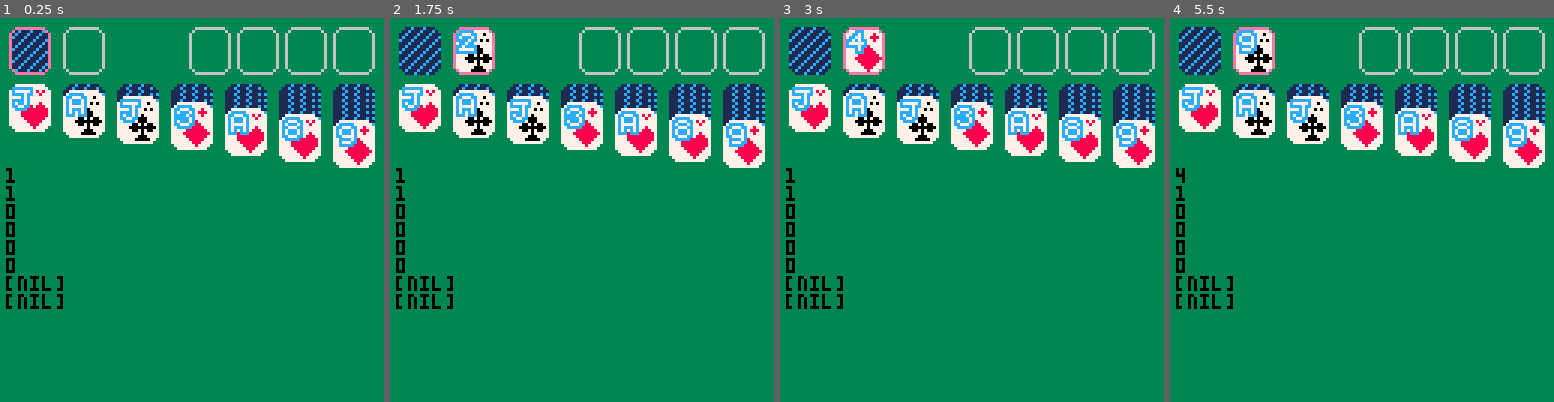
Above: before the commit, frames 1-4 (left to right).
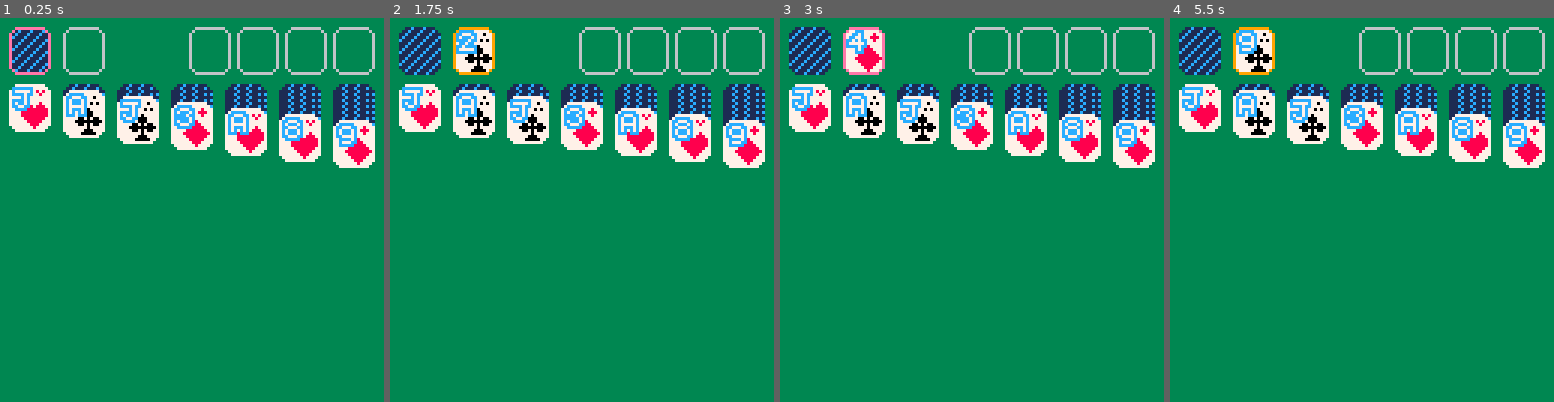
Above: after the commit, the same moments.

Repository: ReidLarson/Klondike
Game: PICO-8 cartridge klondike.p8
The game is run twice, just before and just after one commit, with the same random seed, the same clock (stepped at 60 frames per second) and the same inputs.
Inputs:
- Up to frame 1 (0.25 s): no input
- Up to frame 2 (1.75 s): tap X (X key) at 0.33, 1.07 s; tap O (Z key) at 0.7, 1.7 s; hold Right from 1.6 s (still down)
- Up to frame 3 (3 s): tap X (X key) at 1.85, 2.97 s; release Right at 2.1 s; tap O (Z key) at 2.1, 2.5, 2.9 s; hold Up 2.15-2.42 s; hold Right from 2.47 s (still down)
- Up to frame 4 (5.5 s): release Right at 3.03 s; hold Left 3.08-3.58 s; tap O (Z key) every 0.4 s from 3.3 to 5.3 s; hold Down 3.63-3.97 s; hold Right 4.02-4.68 s; tap X (X key) at 4.08, 5.2 s; hold Up 4.73-5.03 s; hold Left from 5.08 s (still down)

The runs differ from the first frame. In frame 1, 0.9% of the frame differs, in the area x 1-17%, y 39-76%; in frame 2, 1.2%; in frame 3, 0.9%; in frame 4, 1.2%, in the area x 1-28%, y 2-76%.

Commit message:
Game playable to completion

Diff:
--- a/klondike.p8
+++ b/klondike.p8
@@ -8,6 +8,7 @@
 	tick=0
 	hoverc=9
 	selectc=14
+	selectedarea=nil
 	ticklimit=8
 	hoveredarea="stock"
 	hoveredxindex=1
@@ -19,6 +20,7 @@
 end
 
 function _update()
+ --todo states for main menu, gameplay, game win
 	changearea()
  cardsupdate()
  selectedtick()
@@ -37,14 +39,7 @@
  drawfoundations()
 
  --debug
- print(hoveredxindex,2,50,0)
- print(hoveredyindex,2,56,0)
- print(#foundations[1].cards,2,62,0)
- print(#foundations[2].cards,2,68,0)
- print(#foundations[3].cards,2,74,0)
- print(#foundations[4].cards,2,80,0)
- print(reserverank,2,86,0)
- print(reservecount,2,92,0)
+
 end
 
 function newgame()
@@ -147,7 +142,7 @@
 end
 
 function cardsupdate()
- if hoveredarea~="reserves" then
+ if hoveredarea~="reserves" and hoveredarea~="waste" then
   deselectcards()
  end
 
@@ -184,8 +179,6 @@
  for i=1,#reserves do
   for j=1,#reserves[i].cards do
    reserves[i].cards[j].isfaceup=false
-
-   --todo make this work
    reserves[i].cards[j].ishovered=i==hoveredxindex and #tableaus[i].cards==0 and j==#reserves[i].cards
   end
  end
@@ -200,22 +193,35 @@
 end
 
 function selectcards()
- if hoveredarea=="reserves" then
-  selectedxindex=hoveredxindex
-  selectedyindex=hoveredyindex
-  for i=selectedyindex,#tableaus[selectedxindex].cards do
-   tableaus[selectedxindex].cards[i].isselected=true
-  end
+ if selectedarea==nil then
+	 if hoveredarea=="reserves" then
+	  selectedxindex=hoveredxindex
+	  selectedyindex=hoveredyindex
+	  selectedarea=hoveredarea
+	  for i=selectedyindex,#tableaus[selectedxindex].cards do
+	   tableaus[selectedxindex].cards[i].isselected=true
+	  end
+	 elseif hoveredarea=="waste" then
+	  wastecount=#waste.cards
+	  if wastecount>0 then
+		  waste.cards[wastecount].isselected=true
+		  selectedarea=hoveredarea
+	  end
+	 end
  end
 end
 
 function deselectcards()
  selectedxindex=nil
  selectedyindex=nil
+ selectedarea=nil
  for i=1,#tableaus do
   for j=1,#tableaus[i].cards do
    tableaus[i].cards[j].isselected=false
   end
+ end
+ for card in all(waste.cards) do
+  card.isselected=false
  end
 end
 -->8
@@ -333,14 +339,12 @@
 end
 
 function drawwaste()
- --todo make sure this works
  for card in all(waste.cards) do
   drawcard(card,waste.x,waste.y)
  end
 end
 
 function drawfoundations()
-	--todo make sure this works
 	for i=1,#foundations do
 	 for j=1,#foundations[i].cards do
 	  drawcard(foundations[i].cards[j],foundations[i].x,foundations.y)
@@ -351,97 +355,182 @@
 --interaction
 function changearea()
 	if hoveredarea=="stock" then
-	 if btnp(➡️) or btnp(⬅️) then
-	 	hoveredarea="waste"
-	 elseif btnp(⬇️) then
-   enterreserves()
-  elseif btnp(🅾️) then
-   flipstock()
-	 end
+	 stock_input()
 	elseif hoveredarea=="waste" then
-	 if btnp(⬅️) or btnp(➡️) then
-	  hoveredarea="stock"
-	 elseif btnp(⬇️) then
-   enterreserves()
-	 end
+	 waste_input();
 	elseif hoveredarea=="reserves" then
-	 if btnp(⬆️) then
-	  if #tableaus[hoveredxindex].cards==0 or hoveredyindex==1 then
-	   exitreserve(hoveredxindex)
-	  	hoveredarea="stock"
+	 reserves_input()
+	end
+end
+
+function stock_input()
+	if btnp(➡️) or btnp(⬅️) then
+ 	hoveredarea="waste"
+ elseif btnp(⬇️) then
+  enterreserves()
+ elseif btnp(🅾️) then
+  flipstock()
+ end
+end
+
+function waste_input()
+	if btnp(⬅️) or btnp(➡️) then
+  hoveredarea="stock"
+ elseif btnp(⬇️) then
+  enterreserves()
+ elseif btnp(🅾️) then
+  if selectedarea=="waste" then
+   deselectcards()
+  else
+   selectcards()
+  end
+ elseif btnp(❎) then
+  if selectedarea=="waste" then
+   deselectcards()
+  else
+   checkmovetofoundation(true)
+  end
+ end
+end
+
+function reserves_input()
+	if btnp(⬆️) then
+	 if #tableaus[hoveredxindex].cards==0 or hoveredyindex==1 then
+	  --todo store whether to go to stock or waste
+	  exitreserve(hoveredxindex)
+	 	hoveredarea="stock"
+	 else
+	  hoveredyindex-=1
+	 end
+	elseif btnp(⬇️) then
+	 local cardcount=#tableaus[hoveredxindex].cards
+	 if cardcount>0 and cardcount~=hoveredyindex then
+		 hoveredyindex+=1
+	 end
+	 deselectcards()
+	elseif btnp(➡️) or btnp(⬅️) then
+	 switch_reserve()
+ elseif btnp(🅾️) then
+  reserves_move()
+	elseif btnp(❎) then
+	 if selectedarea~=nil then
+	  deselectcards()
+	 else
+	 	checkmovetofoundation()
+	 end
+ end
+end
+
+function switch_reserve()
+	--todo while selection~=nil, check if new xindex has a tableau, skip if it doesn't
+ if btnp(➡️) then
+ 	newxindex=hoveredxindex+1
+ 	if newxindex>#tableaus then newxindex=1 end
+ else
+  newxindex=hoveredxindex-1
+  if newxindex<1 then newxindex=#tableaus end
+ end
+ exitreserve(hoveredxindex)
+ hoveredxindex=newxindex
+ enterreserves()
+end
+
+
+function enterreserves()
+ hoveredarea="reserves"
+ local x=hoveredxindex
+ if #tableaus[x].cards>0 then
+  hoveredyindex=1
+  --tableaus[x].cards[hoveredyindex].ishovered=true
+ elseif #reserves[x].cards>0 then
+  hoveredyindex=#reserves[x].cards
+  reserves[x].cards[hoveredyindex].ishovered=true
+ end
+end
+
+function exitreserve(xindex)
+ for i=1,#reserves[xindex].cards do
+  reserves[xindex].cards[i].ishovered=false
+ end
+ for i=1,#tableaus[xindex].cards do
+  --tableaus[xindex].cards[i].ishovered=false
+ end
+end
+-->8
+--move cards
+function reserves_move()
+	local tableaucount=#tableaus[hoveredxindex].cards
+ local reservecount=#reserves[hoveredxindex].cards
+ if selectedarea=="waste" then
+  checkmovetableau()
+ else
+  if tableaucount>0 or (reservecount==0 and tableaucount==0) then
+	  if selectedxindex==hoveredxindex then
+	   deselectcards()
+	  elseif selectedarea==nil then
+	   selectcards()
 	  else
-	   --tableaus[hoveredxindex].cards[hoveredyindex].ishovered=false
-	   hoveredyindex-=1
-	   --tableaus[hoveredxindex].cards[hoveredyindex].ishovered=true
+	   checkmovetableau()
 	  end
-	 elseif btnp(⬇️) then
-	  local cardcount=#tableaus[hoveredxindex].cards
-	  if cardcount>0 and cardcount~=hoveredyindex then
-	   --tableaus[hoveredxindex].cards[hoveredyindex].ishovered=false
-	   hoveredyindex+=1
-	   --tableaus[hoveredxindex].cards[hoveredyindex].ishovered=true
-	  end
-	  deselectcards()
-	 elseif btnp(➡️) or btnp(⬅️) then
-	  --todo while selection~=nil, check if new xindex has a tableau, skip if it doesn't
-	  if btnp(➡️) then
-	  	newxindex=hoveredxindex+1
-	  	if newxindex>#tableaus then newxindex=1 end
-	  else
-	   newxindex=hoveredxindex-1
-	   if newxindex<1 then newxindex=#tableaus end
-	  end
-	  exitreserve(hoveredxindex)
-	  hoveredxindex=newxindex
-	  enterreserves()
-	 elseif btnp(🅾️) then
-	  local tableaucount=#tableaus[hoveredxindex].cards
-	  local reservecount=#reserves[hoveredxindex].cards
-	  if tableaucount>0 or (reservecount==0 and tableaucount==0) then
-		  if selectedxindex==hoveredxindex then
-		   deselectcards()
-		  elseif selectedxindex==nil then
-		   selectcards()
-		  else
-		   checkmovetableau()
-		  end
-		 elseif selectedxindex==nil then
-		  flipreserve()
-		 end
-		elseif btnp(❎) then
-		 if selectedxindex~=nil then
-		  deselectcards()
-		 else
-		 	checkmovetofoundation()
-		 end
-	 end
-	end
-end
-
-function checkmovetofoundation()
- local tableau=tableaus[hoveredxindex]
- local cardcount=#tableau.cards
- if cardcount>0 then
-  local cardsuit = tableau.cards[cardcount].suit
-  local cardrank = tableau.cards[cardcount].rank
-  local foundation = foundations[cardsuit]
+	 elseif selectedxindex==nil then
+	  flipreserve()
+	 end
+ end
+end
+
+function checkmovetofoundation(iswaste)
+ local cardsuit=nil
+ local cardrank=nil
+ local continuecheck=false
+ if iswaste then
+  local wastecount=#waste.cards
+  cardsuit=waste.cards[wastecount].suit
+  cardrank=waste.cards[wastecount].rank
+  continuecheck=true
+ else
+	 local tableau=tableaus[hoveredxindex]
+	 local cardcount=#tableau.cards
+	 if cardcount>0 then
+	  cardsuit = tableau.cards[cardcount].suit
+	  cardrank = tableau.cards[cardcount].rank
+	  continuecheck=true
+	 end
+ end
+ if continuecheck then
+	 local foundation = foundations[cardsuit]
   local foundationcount = #foundation.cards
-  --todo change this to a local variable
   local foundationrank=0
   if foundationcount>0 then
    foundationrank=foundation.cards[foundationcount].rank
   end
   if cardrank==foundationrank+1 then
-   sfx(0)
-   movetofoundation()
-  end
- end
-end
-
-function movetofoundation()
- local card=tableaus[hoveredxindex].cards[#tableaus[hoveredxindex].cards]
+   movetofoundation(iswaste)
+  end
+ end
+end
+
+--todo movewastetotableau
+function movewastetotableau()
+
+end
+
+function movetofoundation(iswaste)
+ local card=nil
+ if iswaste then
+  card=waste.cards[#waste.cards]
+ else
+  card=tableaus[hoveredxindex].cards[#tableaus[hoveredxindex].cards]
+ end
  add(foundations[card.suit].cards,card)
- del(tableaus[hoveredxindex].cards,card)
+ if iswaste then
+  del(waste.cards,card)
+ else
+  del(tableaus[hoveredxindex].cards,card)
+  local count=#tableaus[hoveredxindex].cards
+  if hoveredyindex>count then
+   hoveredyindex=count
+  end
+ end
 end
 
 function flipstock()
@@ -470,23 +559,54 @@
 end
 
 function checkmovetableau()
- --todo code for handling moving to empty reserve
- --todo code for handling moving from waste to tableau or empty reserve
- if hoveredarea=="reserves" and selectedxindex~=nil and selectedxindex~=hoveredxindex then
-  if selectedxindex~=nil and #tableaus[hoveredxindex].cards>0 then
-		 local selectedcard=tableaus[selectedxindex].cards[selectedyindex]
-		 local hoveredcard=tableaus[hoveredxindex].cards[#tableaus[hoveredxindex].cards]
-		 if hoveredcard~=nil and selectedcard.suit%2~=hoveredcard.suit%2 and selectedcard.rank==hoveredcard.rank-1 then
-		  movetableau()
-		 end
-		elseif #tableaus[hoveredxindex].cards==0 and #reserves[hoveredxindex].cards==0 then
-		 --move king to empty cell
-			movetableau()
-	 else
-	  sfx(0)
-	  --todo play did not happen sfx?
-	 end
- end
+ if hoveredarea=="reserves" and selectedarea~=nil then
+  local dothemove=false
+
+  --get selected card
+  local selectedcard=nil
+  if selectedarea=="reserves" then
+   selectedcard=tableaus[selectedxindex].cards[selectedyindex]
+  elseif selectedarea=="waste" then
+   selectedcard=waste.cards[#waste.cards]
+  end
+
+  --get hovered card
+  local tableaucount=#tableaus[hoveredxindex].cards
+  local reservecount=#reserves[hoveredxindex].cards
+  if tableaucount==0 and reservecount==0 and selectedcard.rank==13 then
+   --empty reserve, move king
+			dothemove=true
+  elseif tableaucount>0 then
+   local hoveredcard=tableaus[hoveredxindex].cards[tableaucount]
+   dothemove=comparetableaucards(hoveredcard,selectedcard)
+  end
+
+  if dothemove then
+   --do the move
+   if selectedarea=="reserves" then
+    movetableau()
+   elseif selectedarea=="waste" then
+    movewastetotableau()
+   end
+  else
+   --don't do the move
+   --todo bad sfx
+  end
+
+ end
+end
+
+function comparetableaucards(highcard,lowcard)
+ return highcard.suit%2~=lowcard.suit%2 and highcard.rank-1==lowcard.rank
+end
+
+function movewastetotableau()
+ local card=waste.cards[#waste.cards]
+ add(tableaus[hoveredxindex].cards,card)
+ del(waste.cards,card)
+ deselectcards()
+
+ --todo for some reason can't move back up to stock after doing this without switching rerserves first
 end
 
 function movetableau()
@@ -499,27 +619,6 @@
  end
  deselectcards()
  --todo play sfx?
-end
-
-function enterreserves()
- hoveredarea="reserves"
- local x=hoveredxindex
- if #tableaus[x].cards>0 then
-  hoveredyindex=1
-  --tableaus[x].cards[hoveredyindex].ishovered=true
- elseif #reserves[x].cards>0 then
-  hoveredyindex=#reserves[x].cards
-  reserves[x].cards[hoveredyindex].ishovered=true
- end
-end
-
-function exitreserve(xindex)
- for i=1,#reserves[xindex].cards do
-  reserves[xindex].cards[i].ishovered=false
- end
- for i=1,#tableaus[xindex].cards do
-  --tableaus[xindex].cards[i].ishovered=false
- end
 end
 __gfx__
 00000000ffcccccfffcccccfffcccccfffffcccffcccccccffcccccffcccccccffcccccfffcccccffccccccffcccccccffcccccffcccfcccfff77777fffeeeee
Not shown, changed: the thumbnail (__label__) section of klondike.p8
